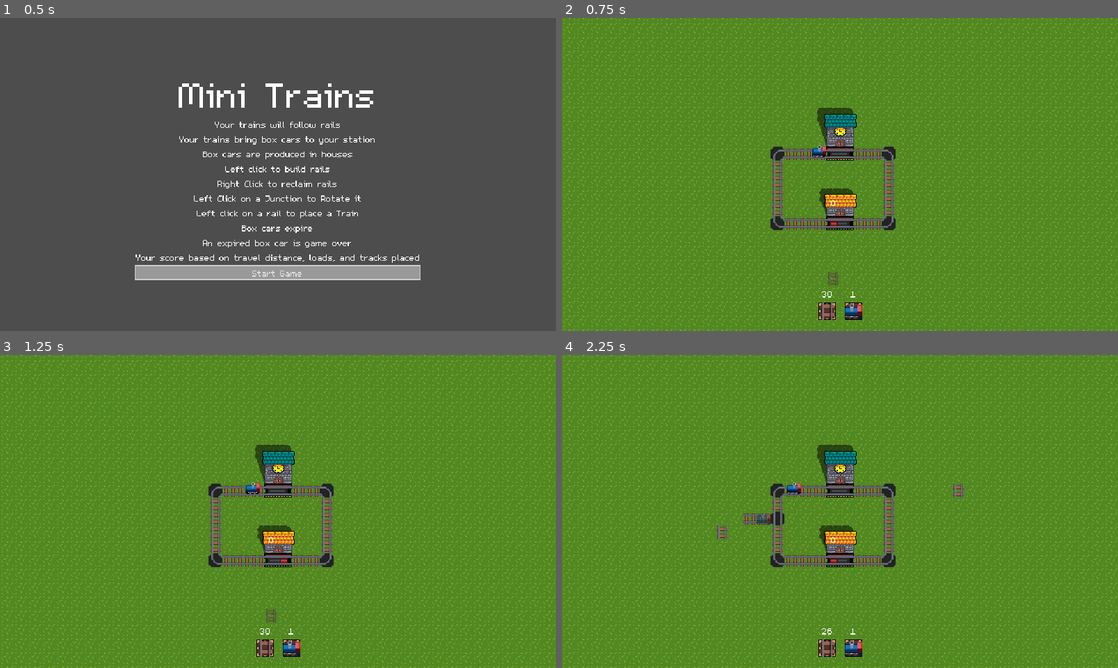
Above: before the commit, frames 1-4 (two rows, left to right).
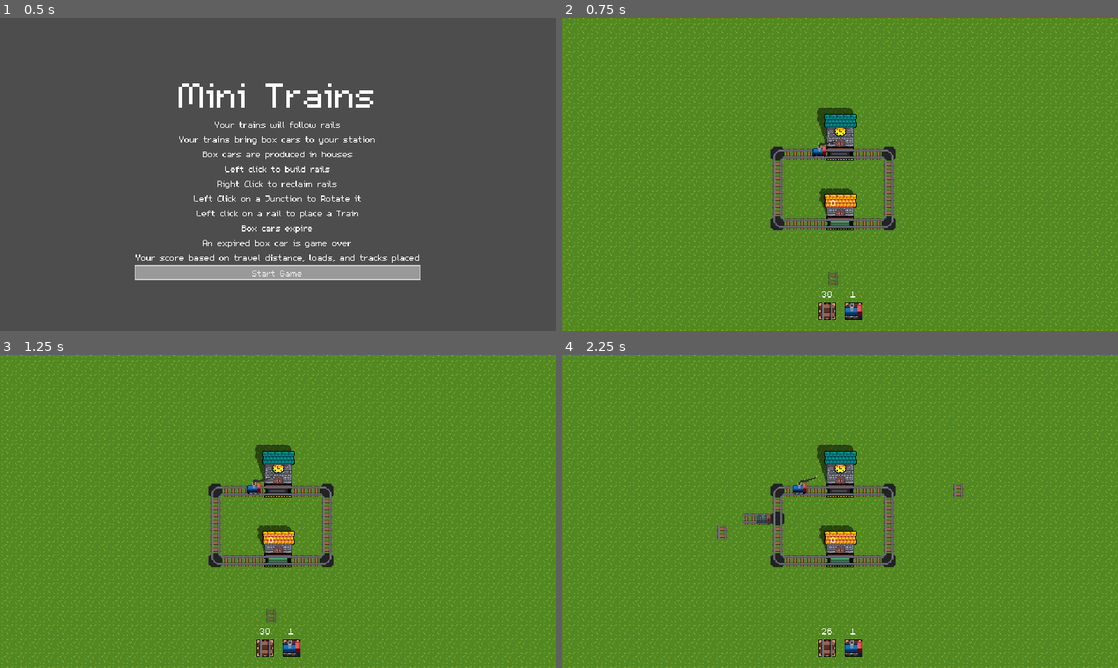
Above: after the commit, the same moments.

Repository: LaffertyDev/mini-trains
Game: Godot game, scene res://src/ui/main_menu/main_menu.tscn
Same seed, same stepped clock (60 frames per second), same inputs: the game is played once before the commit and once after it.
Inputs (mouse positions are in pixels of both pictures, inside the frame that each line leads up to):
- Up to frame 1 (0.5 s): no input
- Up to frame 2 (0.75 s): click "Start Game" at 0.5 s
- Up to frame 3 (1.25 s): no input
- Up to frame 4 (2.25 s): move the mouse to (962, 495) at 1.27 s; press the mouse at (962, 495) at 1.28 s; release the mouse at (962, 495) at 2 s; drag from (728, 527) to (834, 489) at 2.02 s

Frame 1 is identical in both runs. In frame 2, less than 0.1% of the frame differs, in the area x 45-52%, y 38-68%; in frame 3, 0.1%; in frame 4, 0.2%, in the area x 40-52%, y 38-68%.

Commit message:
tune train movement

Diff:
--- a/src/audio/global_audio.gd
+++ b/src/audio/global_audio.gd
@@ -14,8 +14,26 @@
 func play_train_horn():
 	%sound_train_horn.play()
 
+func play_train_crash():
+	%sound_train_crash.play()
+
 func play_train_movement():
 	%sound_train_chunkchunk.play()
+
+func _process(_delta: float) -> void:
+	if get_tree():
+		if get_tree().get_nodes_in_group("trains").size() == 0:
+			stop_train_movement()
+
+		var producers = get_tree().get_nodes_in_group("producers")
+		var has_producer_critical = false
+		for p in producers:
+			if p.is_playing_doom:
+				has_producer_critical = true
+
+		if !has_producer_critical:
+			cancel_sound_doom_completely()
+
 
 func stop_train_movement():
 	%sound_train_chunkchunk.stop()
--- a/src/audio/global_audio.tscn
+++ b/src/audio/global_audio.tscn
@@ -10,6 +10,7 @@
 [ext_resource type="AudioStream" uid="uid://7nbqh8ktv56m" path="res://src/audio/sound_train_horn.ogg" id="5_ie81t"]
 [ext_resource type="AudioStream" uid="uid://bruuycqebn76r" path="res://src/audio/sound_level_up.ogg" id="5_jvrte"]
 [ext_resource type="AudioStream" uid="uid://b5p2gvlidpjnj" path="res://src/audio/sound_click_place_building.ogg" id="6_blsvj"]
+[ext_resource type="AudioStream" uid="uid://bhkc28ahcn3nd" path="res://src/audio/sound_train_crash.ogg" id="6_dcamn"]
 [ext_resource type="AudioStream" uid="uid://ivjk5c6dxar" path="res://src/audio/sound_train_chunkchunk.ogg" id="6_i8m2u"]
 [ext_resource type="AudioStream" uid="uid://31ulm25fybfm" path="res://src/audio/sound_click_tile.ogg" id="7_jvrte"]
 [ext_resource type="AudioStream" uid="uid://drhioqm1sc1a7" path="res://src/audio/sound_click_recycle_building.ogg" id="7_ywp5t"]
@@ -33,6 +34,11 @@
 unique_name_in_owner = true
 stream = ExtResource("5_ie81t")
 volume_db = -10.0
+
+[node name="sound_train_crash" type="AudioStreamPlayer" parent="."]
+unique_name_in_owner = true
+stream = ExtResource("6_dcamn")
+pitch_scale = 0.6
 
 [node name="sound_train_chunkchunk" type="AudioStreamPlayer" parent="."]
 unique_name_in_owner = true
--- a/src/entities/track_engine/track_engine.gd
+++ b/src/entities/track_engine/track_engine.gd
@@ -3,7 +3,7 @@
 
 var tiles_per_second = 1.0
 
-var base_speed = 50
+var base_speed = 40
 var speed = 0
 var stopped = false
 var movement_direction = Vector2(-1, 0)
--- a/src/entities/train/caboose_frames.tres
+++ b/src/entities/train/caboose_frames.tres
@@ -95,7 +95,7 @@
 }],
 "loop": true,
 "name": &"moving_bottom",
-"speed": 5.0
+"speed": 10.0
 }, {
 "frames": [{
 "duration": 1.0,
@@ -112,7 +112,7 @@
 }],
 "loop": true,
 "name": &"moving_left",
-"speed": 5.0
+"speed": 10.0
 }, {
 "frames": [{
 "duration": 1.0,
@@ -129,7 +129,7 @@
 }],
 "loop": true,
 "name": &"moving_right",
-"speed": 5.0
+"speed": 10.0
 }, {
 "frames": [{
 "duration": 1.0,
@@ -146,5 +146,5 @@
 }],
 "loop": true,
 "name": &"moving_top",
-"speed": 5.0
+"speed": 10.0
 }]
--- a/src/entities/train/train.gd
+++ b/src/entities/train/train.gd
@@ -8,6 +8,7 @@
 var wagon_res = preload("res://src/entities/wagon/wagon.tscn")
 
 func _ready():
+	add_to_group("trains")
 	var grid: GridController = get_tree().current_scene.get_grid()
 	var grid_position = grid.world_to_grid(self.global_position)
 	var grid_tile = grid.get_real_tile_at_pos(grid_position)
@@ -36,8 +37,20 @@
 				print("ERROR ERROR ERROR")
 		self.position = grid.grid_to_world_top_left(grid_position)
 		%TrackEngine.set_direction(starting_direction)
-		%TrackEngine.move()
-		GlobalAudio.play_train_movement()
+		start_moving()
+
+func stop_moving():
+	%TrackEngine.stop()
+	GlobalAudio.stop_train_movement()
+	%animated_sprite.stop()
+
+
+func start_moving():
+	%TrackEngine.move()
+	GlobalAudio.play_train_movement()
+	%animated_sprite.play()
+	for w in wagons_following:
+		w.move()
 
 func _on_track_engine_collide_with_terrain(_direction: Constants.Direction) -> void:
 	get_parent().call_deferred("remove_child", self)
@@ -46,6 +59,7 @@
 		w.get_parent().call_deferred("remove_child", w)
 		w.call_deferred("queue_free")
 	wagons_following = []
+	GlobalAudio.play_train_crash()
 	GlobalAudio.stop_train_movement()
 
 func _on_track_engine_direction_facing_change(direction: Constants.Direction) -> void:
@@ -66,28 +80,28 @@
 		GlobalAudio.play_sound_cargo_dropoff()
 		%stop_timer.start()
 		self.holding_cargo = false
-		%TrackEngine.stop()
 		PlayerData.stat_loads_completed += 1
 		for w in wagons_following:
 			w.get_parent().call_deferred("remove_child", w)
 			w.call_deferred("queue_free")
 		wagons_following = []
-		GlobalAudio.stop_train_movement()
+		stop_moving()
+
+		# this invalidates most of the objective of the game
+		# (that is, to make loops)
+		# a better approach would be to cool it off
+		PlayerData.handle_make_train()
 
 func _on_stop_timer_timeout() -> void:
-	%TrackEngine.move()
-	GlobalAudio.play_train_movement()
-	for w in wagons_following:
-		w.move()
+	start_moving()
 
 func _on_track_engine_enter_producer(producer: ProducerStation) -> void:
 	if producer.has_production_ready() and not holding_cargo:
 		producer.take_production()
 		GlobalAudio.play_sound_cargo_dropoff()
 		%stop_timer.start()
+		stop_moving()
 		self.holding_cargo = true
-		%TrackEngine.stop()
-		GlobalAudio.stop_train_movement()
 
 		var wagon = wagon_res.instantiate()
 		wagon.position = self.position - (%TrackEngine.movement_direction * 19)
Not shown: 1 places in src/audio/global_audio.tscn that only renumber resources
Not shown, added: src/audio/sound_train_crash.ogg.import
Binary file changed: src/entities/gridtile/producer_pickup.aseprite
Binary file changed: src/entities/producer_station/producer_pickup.png
Binary file changed: src/entities/train/caboose.png
Not shown, changed: doc/tasks.md
Not shown, changed: doc/timeline.md
Not shown, added: src/audio/sound_train_crash.ogg
